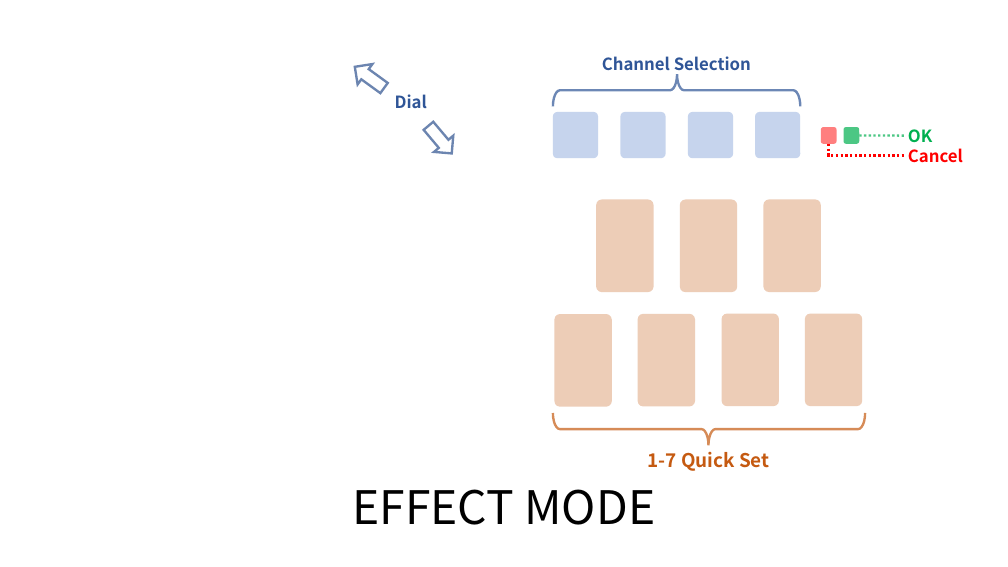
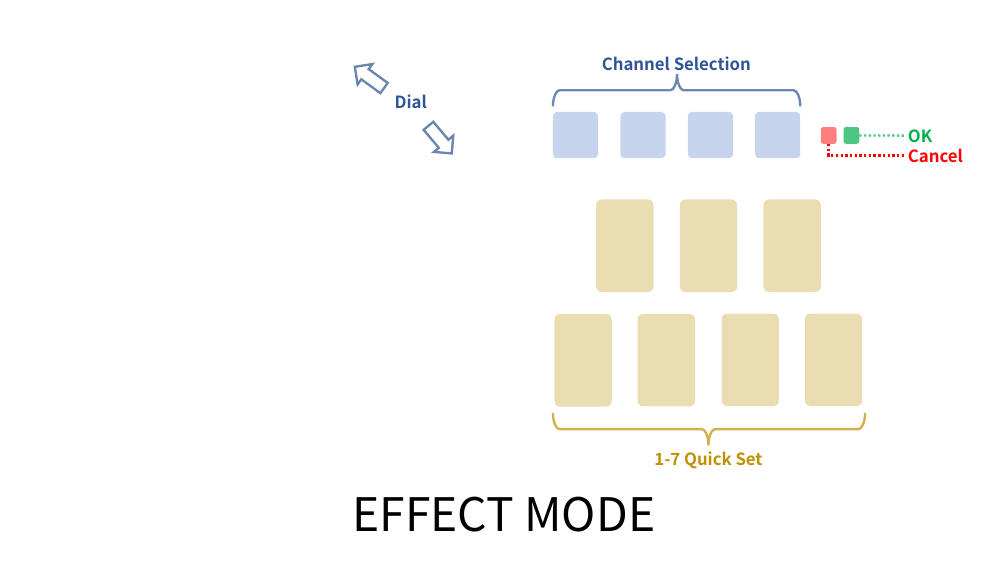
Before and after one commit to whowechina/iidx_pico, a slide deck: slide 4 of doc/Firmware_manual.pptx. Drawn at 1008x567 pixels with LibreOffice and Linux fonts; fonts in the diff are those of the drawing; background and template pictures are left out. Boxes give left, top, right and bottom in pixels: in the first picture for what was removed or moved away, otherwise in the second. Text is boxed around its words. In the diff, an @@ line names an element or a change of style, - is before the commit and + after.

Commit message:
Effect mode quickset

```diff
--- a/doc/Firmware_manual.pptx
+++ b/doc/Firmware_manual.pptx
@@ fill #C55A11 at 30% opacity to #BF9000 at 30% opacity in 7 elements at (597,200,654,293), (680,200,737,293), (764,200,821,293), (554,314,612,407), (637,314,695,407), (721,314,779,407), (805,314,863,407) @@
@@ left brace at (554,413,866,445): outline #C55A11 2.25 pt to #BF9000 2.25 pt @@
@@ text "1-7 Quick Set" at (654,451,763,469): size 18 to 16 pt, text colour #C55A11 to #BF9000 @@
@@ title "EFFECT MODE": place and size @@
-title "EFFECT MODE" at (352,489,655,525)
+title "EFFECT MODE" at (352,496,655,532)
```
Also in this commit, not shown: 2 other slides changed, 1 other file.
